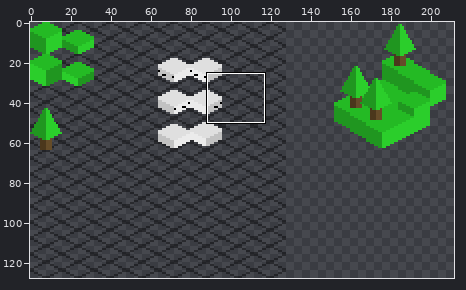
File history of a pixel-art file, sprites/tile-sheet.aseprite. Above, an overview of the earlier version with the close-up marked.
Close-up. First the earlier version:
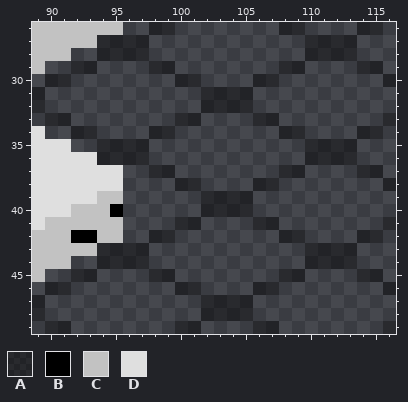
256x128 pixels, 1 frame. Shown: x 89..116, y 26..49. The wide view leaves out empty margins.
Visible layers, top first: "Layer 2", "grid" opacity 42%.
Palette (. is transparent): A #0000006a  B #000000  C #c2c2c2  D #dfdfdf
Pixels before, first column x 89:
26 CCCCCCC..AA........AA....AA.
27 CCCCCAAAA............AAAA...
28 CCC..AAAA............AAAA...
29 C..AA....AA........AA....AA.
30 .AA........AA....AA........A
31 A............AAAA...........
32 A............AAAA...........
33 .AA........AA....AA........A
34 D..AA....AA........AA....AA.
35 DDD..AAAA............AAAA...
36 DDDDDAAAA............AAAA...
37 DDDDDDD..AA........AA....AA.
38 DDDDDDD....AA....AA........A
39 DDDDDCC......AAAA...........
40 DDDCCCB......AAAA...........
41 DCCCCCC....AA....AA........A
42 CCCBBCC..AA........AA....AA.
43 CCCCCAAAA............AAAA...
44 CCC..AAAA............AAAA...
45 C..AA....AA........AA....AA.
46 .AA........AA....AA........A
47 A............AAAA...........
48 A............AAAA...........
49 .AA........AA....AA........A
Once edited:
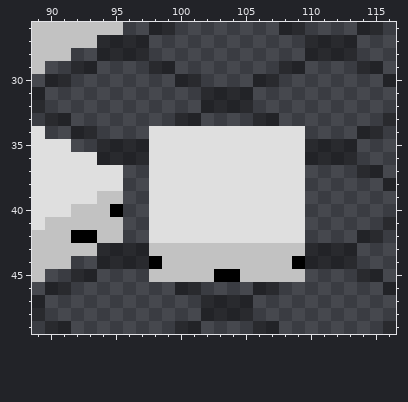
The edit:
Changed rows in their new state; - is an unchanged pixel.
Layer "Layer 2":
first column x 98:
34 DDDDDDDDDDDD
35 DDDDDDDDDDDD
36 DDDDDDDDDDDD
37 DDDDDDDDDDDD
38 DDDDDDDDDDDD
39 DDDDDDDDDDDD
40 DDDDDDDDDDDD
41 DDDDDDDDDDDD
42 DDDDDDDDDDDD
43 CCCCCCCCCCCC
44 BCCCCCCCCCCB
45 CCCCCBBCCCCC
Where, in picture pixels (left, top, right, bottom), the same in both close-ups:
changed: (149, 126, 305, 282)
